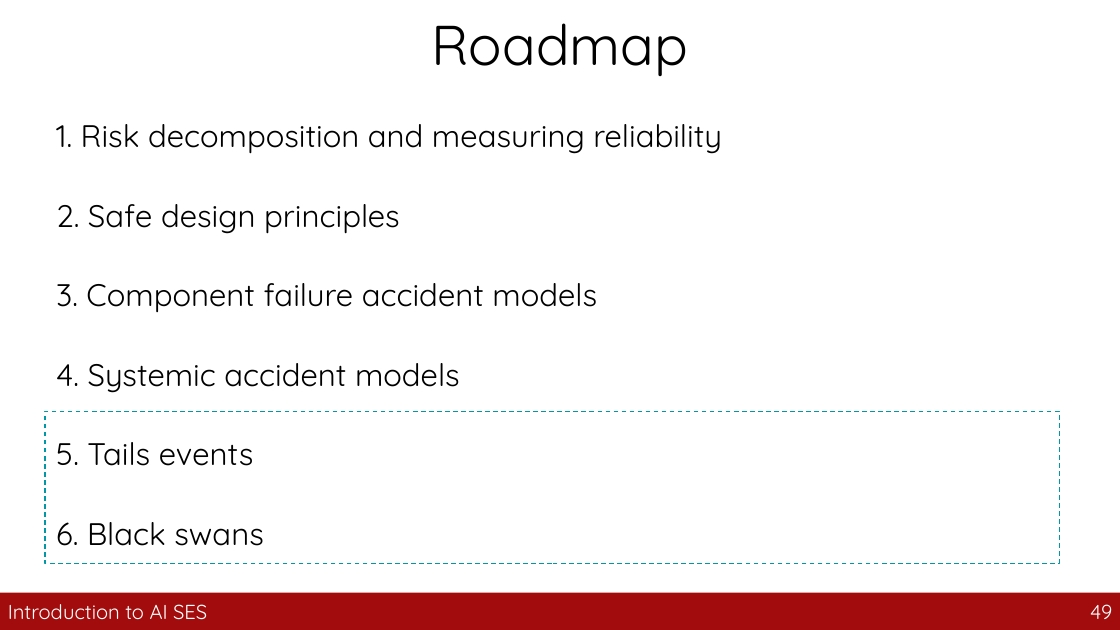
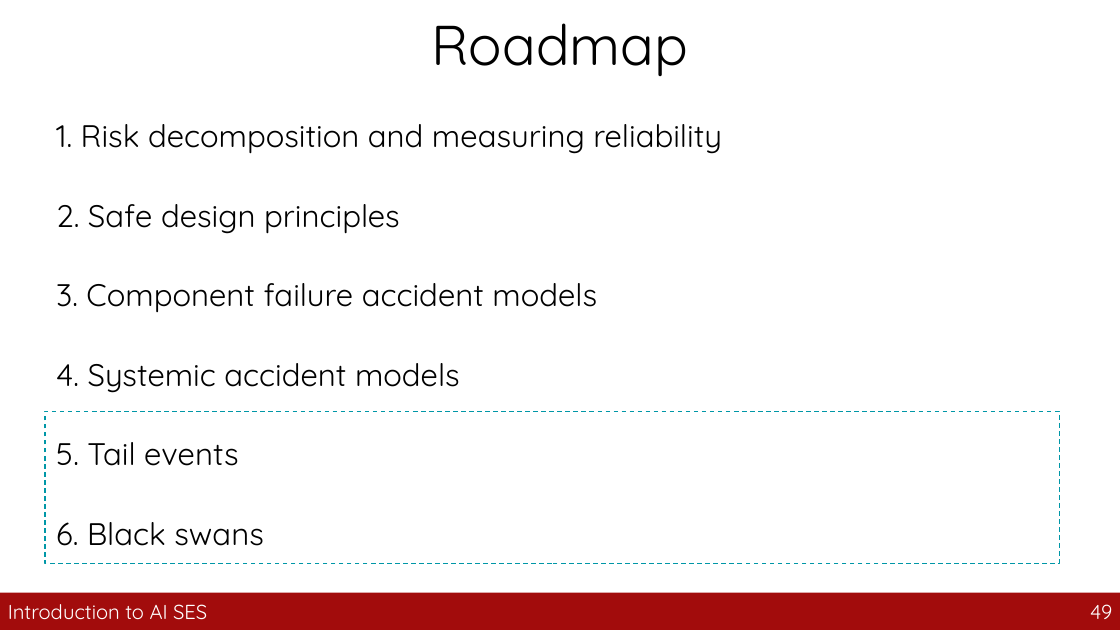
Before and after one commit to guhofstra/CSC163Fa26, a slide deck: slide 49 of PPTs/4_safety_engineering.pptx. Drawn at 1120x630 pixels with LibreOffice and Linux fonts; fonts in the diff are those of the drawing. Boxes give left, top, right and bottom in pixels: in the first picture for what was removed or moved away, otherwise in the second. Text is boxed around its words. In the diff, an @@ line names an element or a change of style, - is before the commit and + after.

```diff
--- a/PPTs/4_safety_engineering.pptx
+++ b/PPTs/4_safety_engineering.pptx
@@ text at [56, 442, 239, 466]: text changed @@
-5. Tails events
+5. Tail events
```
Also in this commit, not shown: 8 other slides changed, 1 slide removed, 30 other files.
